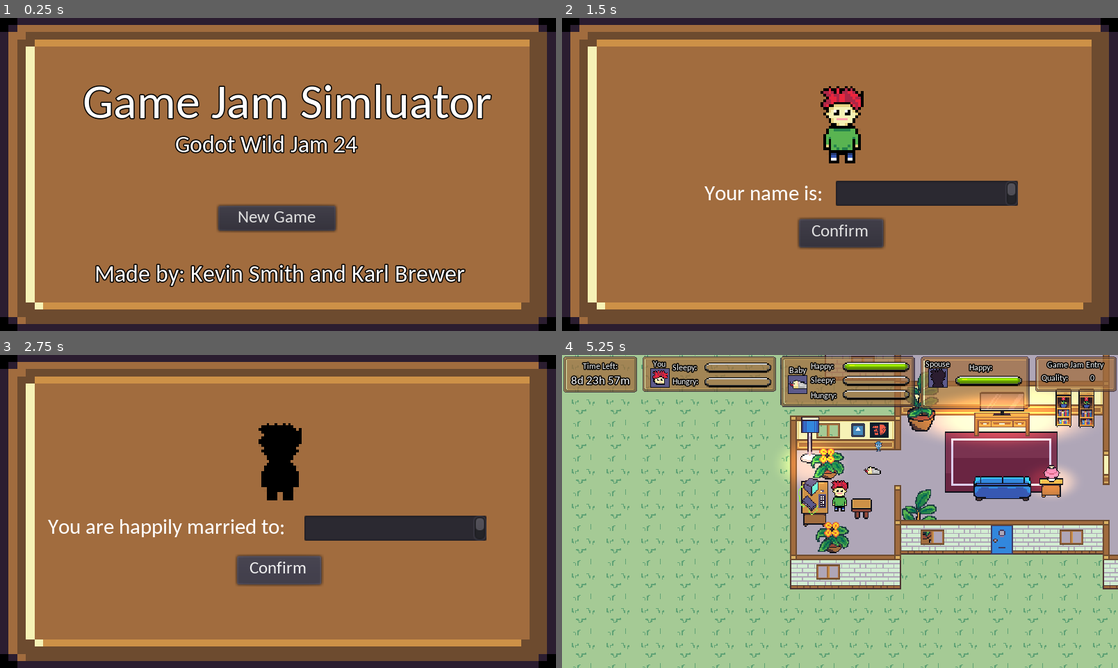
Above: before the commit, frames 1-4 (two rows, left to right).
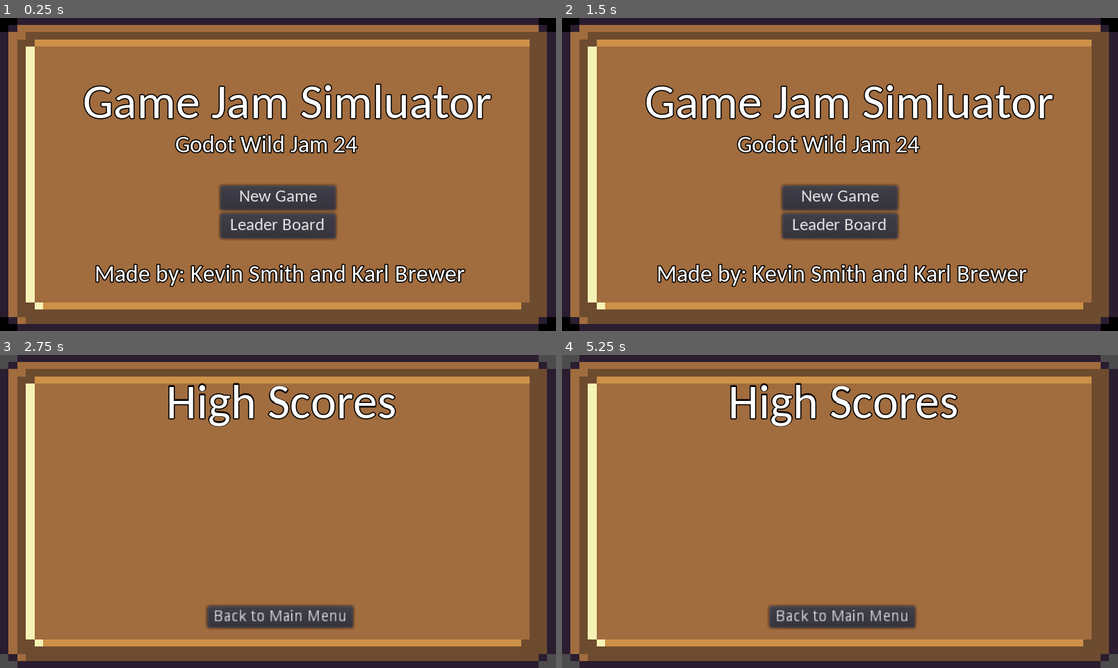
Above: after the commit, the same moments.

Repository: kevinms/godot-wild-jam-24
Game: Godot game, scene res://MainMenu.tscn
Same seed, same stepped clock (60 frames per second), same inputs: the game is played once before the commit and once after it. The engine's default icon, where the game draws it, is replaced by a stand-in: a white triangle on a blue panel in a dark square. Sound files missing from this copy of the repository are replaced by a short silence.
Inputs (mouse positions are in pixels of both pictures, inside the frame that each line leads up to):
- Up to frame 1 (0.25 s): no input
- Up to frame 2 (1.5 s): click (840, 224) at 0.5 s, where only the run after the commit has a clickable "Leader Board"; click (840, 280) at 1.25 s, where only the run after the commit has a clickable "Back to Main Menu"
- Up to frame 3 (2.75 s): click (278, 570) at 2 s, where only the run before the commit has a clickable "Confirm"
- Up to frame 4 (5.25 s): click (840, 570) at 2.75 s, where only the run before the commit has a clickable "Confirm"; click (840, 596) at 3.5 s, where only the run before the commit has a clickable "Confirm"; click (828, 605) at 4.25 s, where only the run before the commit has a clickable "Continue"; click (828, 605) at 5 s, where only the run before the commit has a clickable "Play!"

The runs differ from the first frame. In frame 1, 2.8% of the frame differs, in the area x 39-61%, y 53-71%; in frame 2, 13%; in frame 3, 11%; in frame 4, 97%, in the area x 0-100%, y 0-100%.
Error after the commit: Invalid get index 'scores' (on base: 'Nil'). (res://HighScores.gd:11)

Commit message:
Added leaderboard to main menu

Diff:
--- a/HighScores.gd
+++ b/HighScores.gd
@@ -14,3 +14,7 @@
 		$Control/VBoxContainer.add_child(node)
 		node.set_owner(get_tree().get_edited_scene_root())
 		rank += 1
+
+
+func _on_Button_pressed():
+	get_tree().change_scene("res://MainMenu.tscn")
--- a/HighScores.tscn
+++ b/HighScores.tscn
@@ -18,6 +18,9 @@
 margin_right = 512.0
 margin_bottom = 288.0
 texture = ExtResource( 2 )
+__meta__ = {
+"_edit_use_anchors_": false
+}
 
 [node name="title" type="Label" parent="Control"]
 margin_left = 153.379
@@ -40,3 +43,14 @@
 }
 
 [node name="HTTPRequest" type="HTTPRequest" parent="."]
+
+[node name="Button" type="Button" parent="."]
+margin_left = 190.662
+margin_top = 231.249
+margin_right = 324.662
+margin_bottom = 251.249
+text = "Back to Main Menu"
+__meta__ = {
+"_edit_use_anchors_": false
+}
+[connection signal="pressed" from="Button" to="." method="_on_Button_pressed"]
--- a/MainMenu.gd
+++ b/MainMenu.gd
@@ -67,3 +67,7 @@
 	Helper.baby_name = babyNameInput.text
 
 	get_tree().change_scene("res://HouseV2.tscn")
+
+
+func _on_LeaderboardButton_pressed():
+	get_tree().change_scene("res://HighScores.tscn")
--- a/MainMenu.tscn
+++ b/MainMenu.tscn
@@ -82,16 +82,16 @@
 }
 
 [node name="buttonGroup" type="VBoxContainer" parent="menu_1"]
-margin_left = 200.807
-margin_top = 172.887
-margin_right = 308.807
-margin_bottom = 241.887
+margin_left = 203.0
+margin_top = 154.0
+margin_right = 309.0
+margin_bottom = 242.0
 __meta__ = {
 "_edit_use_anchors_": false
 }
 
 [node name="NewGameButton" type="Button" parent="menu_1/buttonGroup"]
-margin_right = 108.0
+margin_right = 106.0
 margin_bottom = 22.0
 custom_fonts/font = ExtResource( 7 )
 text = "New Game"
@@ -100,9 +100,8 @@
 }
 
 [node name="LeaderboardButton" type="Button" parent="menu_1/buttonGroup"]
-visible = false
 margin_top = 26.0
-margin_right = 107.0
+margin_right = 106.0
 margin_bottom = 48.0
 custom_fonts/font = ExtResource( 7 )
 text = "Leader Board"
@@ -453,6 +452,7 @@
 volume_db = -8.0
 autoplay = true
 [connection signal="pressed" from="menu_1/buttonGroup/NewGameButton" to="." method="_on_NewGameButton_pressed"]
+[connection signal="pressed" from="menu_1/buttonGroup/LeaderboardButton" to="." method="_on_LeaderboardButton_pressed"]
 [connection signal="pressed" from="backstory_1/backstoryContinue" to="." method="_on_backstoryContinue_pressed"]
 [connection signal="pressed" from="playerNaming/playerNameConfirm" to="." method="_on_playerNameConfirm_pressed"]
 [connection signal="pressed" from="spouseNaming/spouseNameConfirm" to="." method="_on_spouseNameConfirm_pressed"]
--- a/UI/GameOver.gd
+++ b/UI/GameOver.gd
@@ -3,7 +3,8 @@
 
 func _ready():
 	$HTTPRequest.connect("request_completed", self, "_on_request_completed")
-
+	if Helper.player_won == false:
+		$submit_high_scores.visible = false
 
 func _on_request_completed(result, response_code, headers, body):
 	get_tree().change_scene("res://HighScores.tscn")
--- a/UI/GameOver.tscn
+++ b/UI/GameOver.tscn
@@ -258,7 +258,7 @@
 
 [node name="HTTPRequest" type="HTTPRequest" parent="."]
 
-[node name="Button" type="Button" parent="."]
+[node name="submit_high_scores" type="Button" parent="."]
 margin_left = 170.528
 margin_top = 218.033
 margin_right = 345.528
@@ -268,4 +268,4 @@
 __meta__ = {
 "_edit_use_anchors_": false
 }
-[connection signal="pressed" from="Button" to="." method="_on_Button_pressed"]
+[connection signal="pressed" from="submit_high_scores" to="." method="_on_Button_pressed"]
